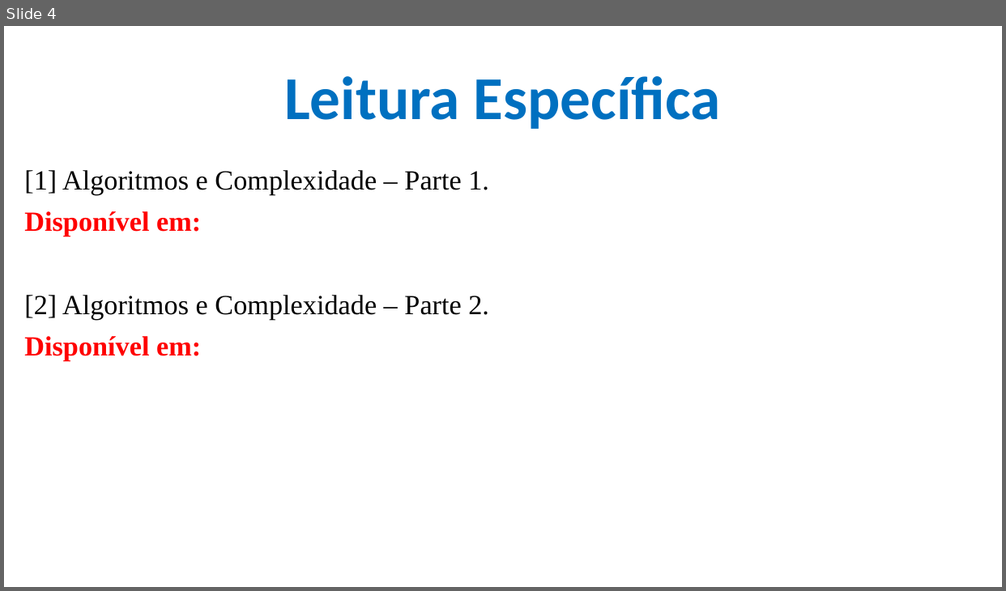
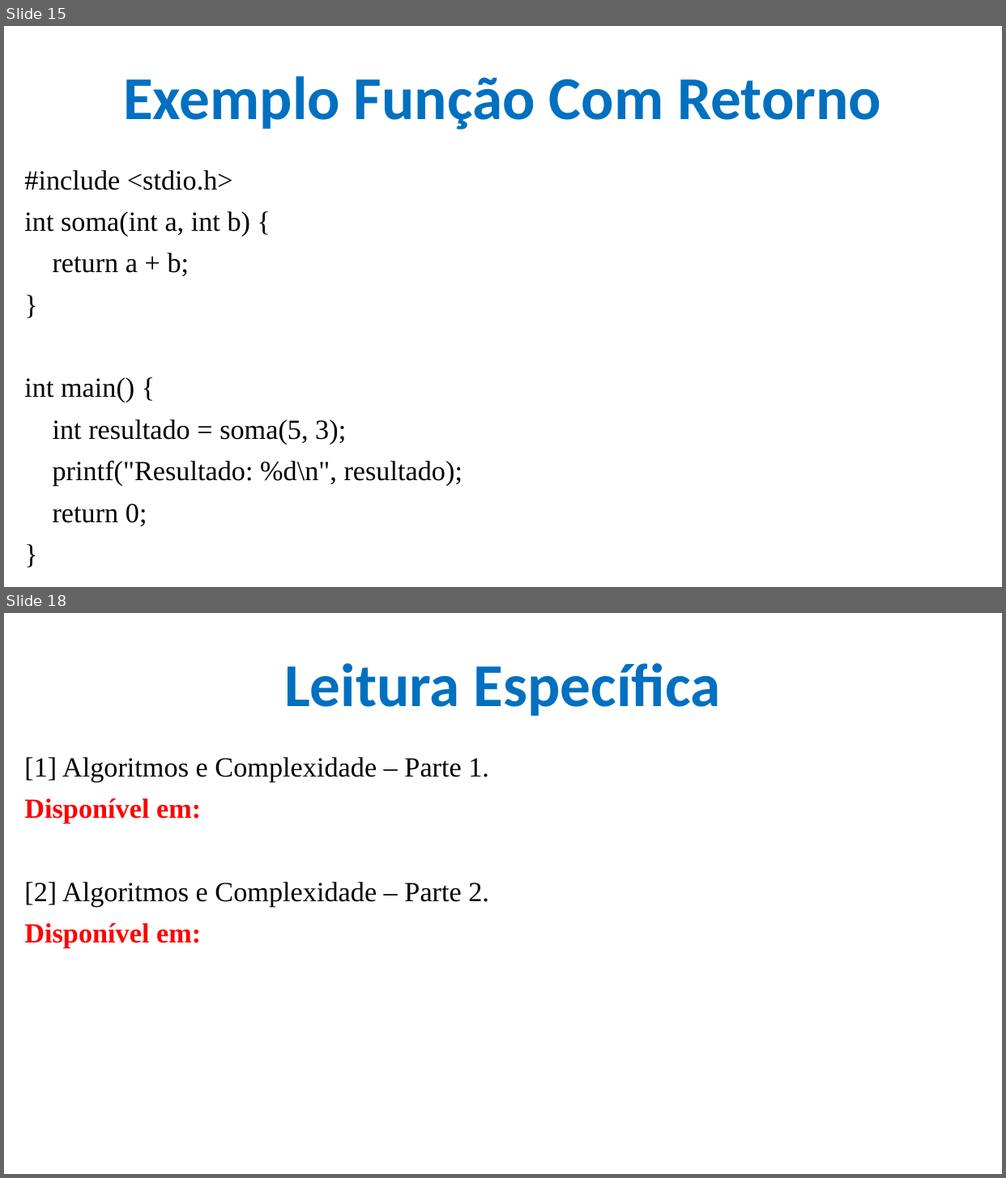
Before and after one commit to CloudEducationBrazil/WydenAlgoritmosEComplexidade, a slide deck: 01 Classes/Aula 01 - Algoritmos e Complexidade - Funções e Parâmetros.pptx. Shown one above the other, each under a label of ours: slide 4 before the commit, slides 15 and 18 after it; the slides between them are not shown. The pictures are 1006x591 and 1006x1178 pixels, drawn with LibreOffice and Linux fonts; fonts in the diff are those of the drawing; background and template pictures are left out. Boxes give left, top, right and bottom in pixels: in the first picture for what was removed or moved away, otherwise in the second. Text is boxed around its words. In the diff, an @@ line names an element or a change of style, - is before the commit and + after.

```diff
--- a/01 Classes/Aula 01 - Algoritmos e Complexidade - Funções e Parâmetros.pptx
+++ b/01 Classes/Aula 01 - Algoritmos e Complexidade - Funções e Parâmetros.pptx
@@ slide 15 added at [4,26,1002,587], background picture (left out) @@
@@ title added at [123,76,881,130], 44 pt, text #0070C0, bold @@
+Exemplo Função Com Retorno
@@ text added at [24,170,462,527], 20 pt, text #000000 @@
+#include <stdio.h>
+int soma(int a, int b) {
+return a + b;
+}
+int main() {
+int resultado = soma(5, 3);
+printf("Resultado: %d\n", resultado);
+return 0;
+}
@@ what was slide 4 is now slide 18 @@
```
Also in this commit, not shown: 3 slides changed, 13 other slides added, 2 other files.
